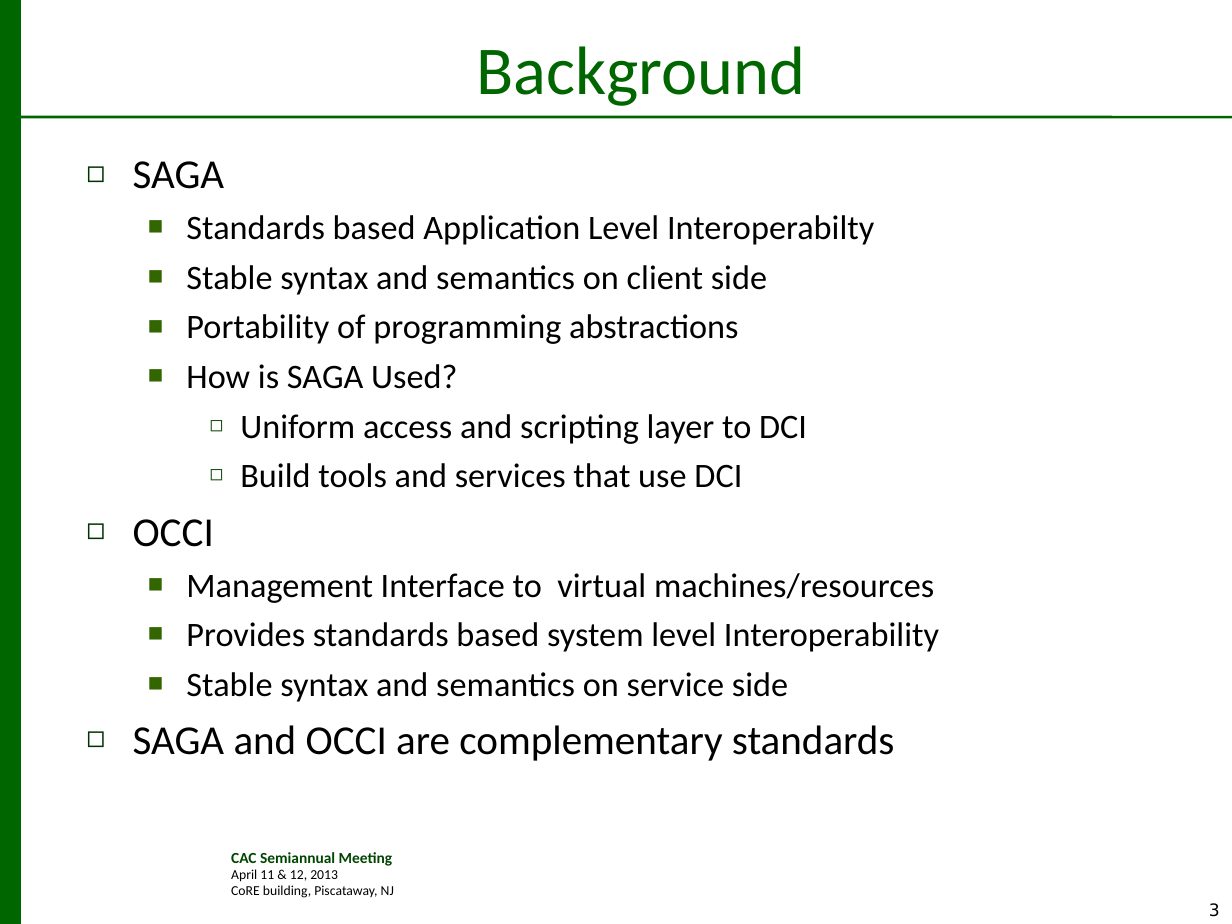
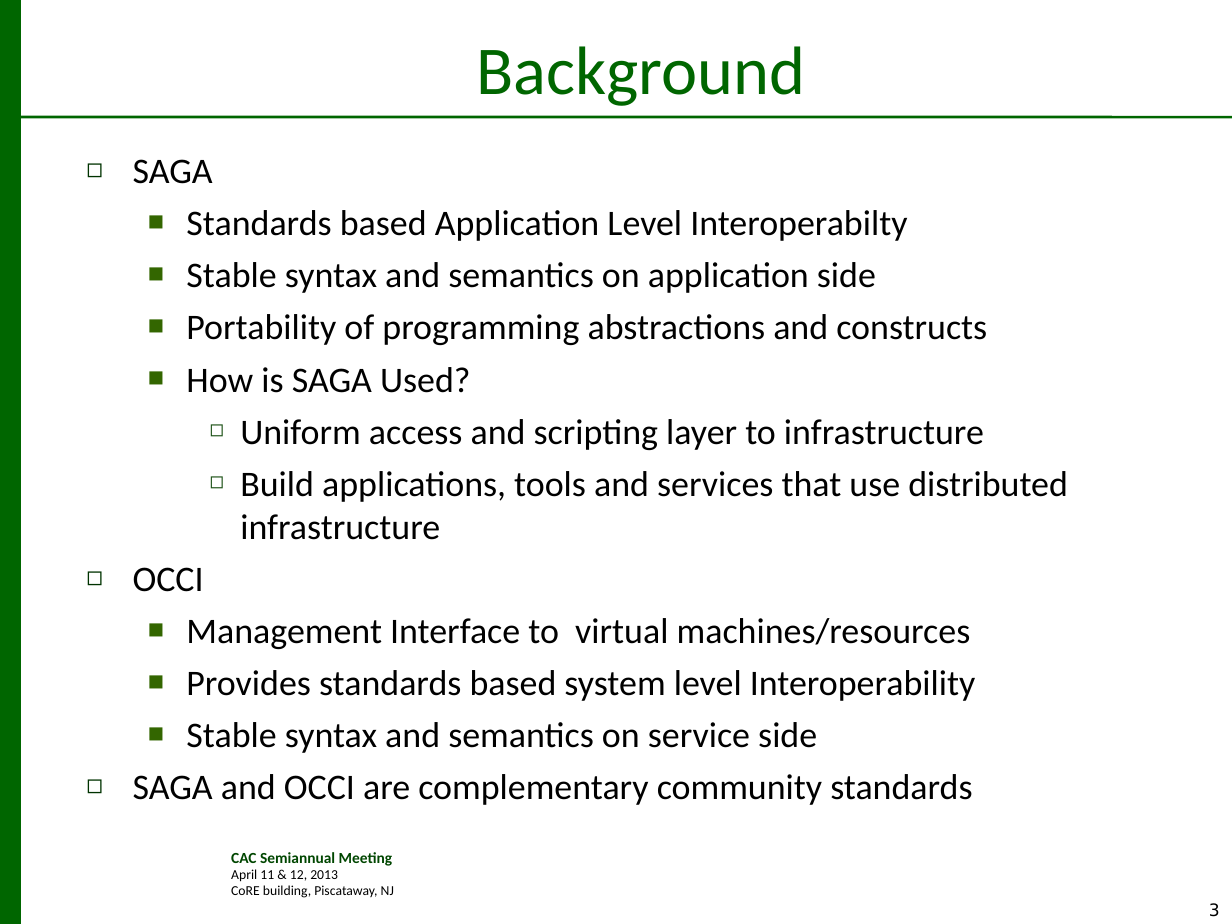
Before and after one commit to saga-project/presentations, a slide deck: slide 3 of cac-saga-occi.v1.1.ppt. Drawn at 1232x924 pixels with LibreOffice and Linux fonts; fonts in the diff are those of the drawing; background and template pictures are left out. Boxes give left, top, right and bottom in pixels: in the first picture for what was removed or moved away, otherwise in the second. Text is boxed around its words. In the diff, an @@ line names an element or a change of style, - is before the commit and + after.

```diff
--- a/cac-saga-occi.v1.1.ppt
+++ b/cac-saga-occi.v1.1.ppt
@@ text at (x1=133, y1=159, x2=975, y2=753): size 24 to 21 pt in "SAGA", "OCCI"; size 20 to 21 pt in "Standards based Application Level Interoperabilty", "How is SAGA Used?", "Management Interface to virtual machines/resources", "Provides standards based system level Interoperability" and 1 more places @@
@@ text at (x1=186, y1=262, x2=987, y2=345): text changed; size 20 to 21 pt @@
-  ■ Stable syntax and semantics on client side
-  ■ Portability of programming abstractions
+  ■ Stable syntax and semantics on application side
+  ■ Portability of programming abstractions and constructs
@@ text at (x1=240, y1=419, x2=1068, y2=540): text changed; size 20 to 21 pt @@
-    ◻ Uniform access and scripting layer to DCI
-    ◻ Build tools and services that use DCI
+    ◻ Uniform access and scripting layer to infrastructure
+    ◻ Build applications, tools and services that use distributed infrastructure
@@ text at (x1=133, y1=774, x2=972, y2=805): text changed; size 24 to 21 pt @@
-◻ SAGA and OCCI are complementary standards
+◻ SAGA and OCCI are complementary community standards
```
Also in this commit, not shown: 11 other slides changed, 1 other file.
